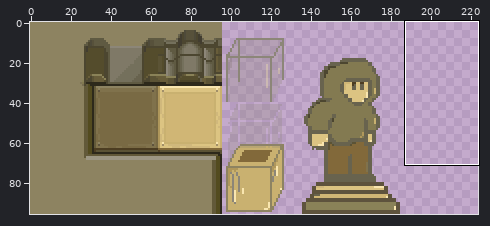
One commit to this sprite sheet: Sprites/EnvironmentReal/Chamber/chamber.png. Above, an overview of the earlier version with the close-up marked.
Close-up. Before:
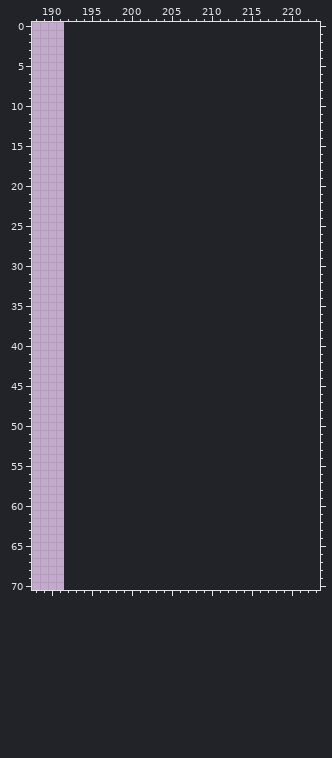
The file is 192x96 pixels. Colours within 5 levels of each other are drawn and written as one. Shown: x 188..223, y 0..70. The old version is drawn lined up with the new one, on the new canvas.
Palette (. is transparent): 
Pixels before (only the part around the change), first column x 188:
 0 ....................................
 1 ....................................
 2 ....................................
 3 ....................................
 4 ....................................
 5 ....................................
 6 ....................................
 7 ....................................
 8 ....................................
 9 ....................................
10 ....................................
11 ....................................
12 ....................................
13 ....................................
14 ....................................
15 ....................................
16 ....................................
17 ....................................
18 ....................................
19 ....................................
20 ....................................
21 ....................................
22 ....................................
23 ....................................
24 ....................................
25 ....................................
26 ....................................
27 ....................................
28 ....................................
29 ....................................
30 ....................................
31 ....................................
32 ....................................
33 ....................................
34 ....................................
35 ....................................
36 ....................................
37 ....................................
38 ....................................
39 ....................................
40 ....................................
41 ....................................
42 ....................................
43 ....................................
44 ....................................
45 ....................................
46 ....................................
47 ....................................
48 ....................................
49 ....................................
50 ....................................
51 ....................................
52 ....................................
53 ....................................
54 ....................................
55 ....................................
56 ....................................
57 ....................................
58 ....................................
59 ....................................
60 ....................................
61 ....................................
62 ....................................
63 ....................................
64 ....................................
65 ....................................
66 ....................................
67 ....................................
68 ....................................
69 ....................................
The same view after the edit:
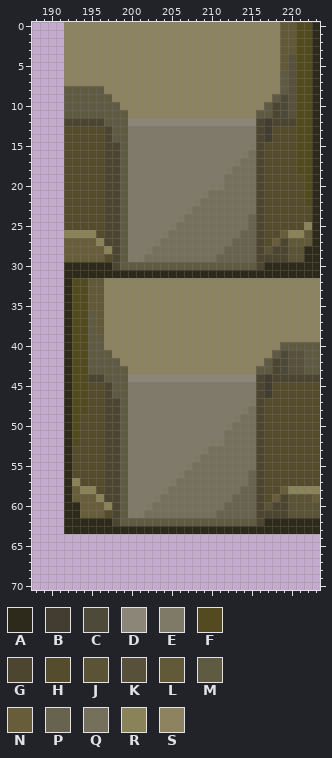
Colours new in this view: A #2d291b  B #423d30  C #4e4a3a  D #8c8678  E #7f7967  F #534b1f  G #4c4630  H #544c2c  J #5b5335  K #57513b  L #625939  M #5f5a42  N #685d3a  P #68634e  Q #74705c  R #8a8258  S #8d8361
What changed:
canvas 192x96 -> 224x96
Changed rows in their new state; - is an unchanged pixel.
first column x 192:
 0 SSSSSSSSSSSSSSSSSSSSSSSSSSSLLFFA
 1 SSSSSSSSSSSSSSSSSSSSSSSSSSSLLFFA
 2 SSSSSSSSSSSSSSSSSSSSSSSSSSSLLFFA
 3 SSSSSSSSSSSSSSSSSSSSSSSSSSSLLFFA
 4 SSSSSSSSSSSSSSSSSSSSSSSSSSSLKFFA
 5 SSSSSSSSSSSSSSSSSSSSSSSSSSSLKFFA
 6 SSSSSSSSSSSSSSSSSSSSSSSSSSSMKFFA
 7 SSSSSSSSSSSSSSSSSSSSSSSSSSSMKFFA
 8 MMMMMSSSSSSSSSSSSSSSSSSSSSSMKFFA
 9 MMMMMMSSSSSSSSSSSSSSSSSSSSMCKFFA
10 MMMMMMMSSSSSSSSSSSSSSSSSSMGCKFFA
11 MMMMMMMMSSSSSSSSSSSSSSSSMMGCKFFA
12 GGGGGMMMDDDDDDDDDDDDDDDDGBGGGFFA
13 HHHHHGMMEEEEEEEEEEEEEEEEGBHHHFFA
14 HHHHHGMMEEEEEEEEEEEEEEEEGBHHHFFA
15 HHHHHGGMEEEEEEEEEEEEEEEEGHHHHFFA
16 HHHHHGGMEEEEEEEEEEEEEEEQGHHHHFFA
17 HHHHHGGMEEEEEEEEEEEEEEQQGHHHHFFA
18 HHHHHGGMEEEEEEEEEEEEEQQQGHHHHFFA
19 HHHHHGGMEEEEEEEEEEEEQQQQGHHHHHFA
20 HHHHHGGMEEEEEEEEEEEEQQQQGHHHHHFA
21 HHHHHGGMEEEEEEEEEEQQQQQQGHHHHHFA
22 HHHHHGGMEEEEEEEEEQQQQQQQGHHHHHFA
23 HHHHHGGMEEEEEEEEQQQQQQQQGHHHHHHA
24 HHHHHGGMEEEEEEEQQQQQQQQPGHHHHHHA
25 HHHHHGGMEEEEEEQQQQQQQQQPGHHHHHRA
26 RRRRHGGMEEEEEQQQQQQQQQPPGHHNRRLA
27 NNNNRGGMEEEEQQQQQQQQQPPPGHNGLLLA
28 NNNNNRGMEEEQQQQQQQQQPPPPGJGGJJAA
29 NNNNNHGMEEQQQQQQQQQPPPPPGGGGJJAA
30 AAAAAAGMMMMMMMMMMMMMMMMMGAAAAAAA
31 AAAAAAAAAAAAAAAAAAAAAAAAAAAAAAAA
32 AFFLLSSSSSSSSSSSSSSSSSSSSSSSSSSS
33 AFFLLSSSSSSSSSSSSSSSSSSSSSSSSSSS
34 AFFLLSSSSSSSSSSSSSSSSSSSSSSSSSSS
35 AFFLLSSSSSSSSSSSSSSSSSSSSSSSSSSS
36 AFFMLSSSSSSSSSSSSSSSSSSSSSSSSSSS
37 AFFMLSSSSSSSSSSSSSSSSSSSSSSSSSSS
38 AFFMLSSSSSSSSSSSSSSSSSSSSSSSSSSS
39 AFFMMSSSSSSSSSSSSSSSSSSSSSSSSSSS
40 AFFMMSSSSSSSSSSSSSSSSSSSSSSMMMMM
41 AFFMMMSSSSSSSSSSSSSSSSSSSSMCKKMM
42 AFFMMMMSSSSSSSSSSSSSSSSSSMGCKKMM
43 AFFMMMMMSSSSSSSSSSSSSSSSMMGCKKMM
44 AFFGGMMMDDDDDDDDDDDDDDDDGBGGGGGG
45 AFFHHGMMEEEEEEEEEEEEEEEEGBHHHHHH
46 AFFHHGMMEEEEEEEEEEEEEEEEGBHHHHHH
47 AFFHHGGMEEEEEEEEEEEEEEEEGHHHHHHH
48 AFFHHGGMEEEEEEEEEEEEEEEQGHHHHHHH
49 AFHHHGGMEEEEEEEEEEEEEEQQGHHHHHHH
50 AFHHHGGMEEEEEEEEEEEEEQQQGHHHHHHH
51 AFHHHGGMEEEEEEEEEEEEQQQQGHHHHHHH
52 AFHHHGGMEEEEEEEEEEEEQQQQGHHHHHHH
53 AHHHHGGMEEEEEEEEEEQQQQQQGHHHHHHH
54 AHHHHGGMEEEEEEEEEQQQQQQQGHHHHHHH
55 AHHHHGGMEEEEEEEEQQQQQQQQGHHHHHHH
56 AHHHHGGMEEEEEEEQQQQQQQQPGHHHHHHH
57 ARHHHGGMEEEEEEQQQQQQQQQPGHHHHHHH
58 ANRRHGGMEEEEEQQQQQQQQQPPGHHNRRRR
59 ANNNRGGMEEEEQQQQQQQQQPPPGHNGJJJN
60 AANNNRGMEEEQQQQQQQQQPPPPGJGGJJJJ
61 AANNNHGMEEQQQQQQQQQPPPPPGGGGJJJJ
62 AAAAAAGMMMMMMMMMMMMMMMMMGAAAAAAA
63 AAAAAAAAAAAAAAAAAAAAAAAAAAAAAAAA
